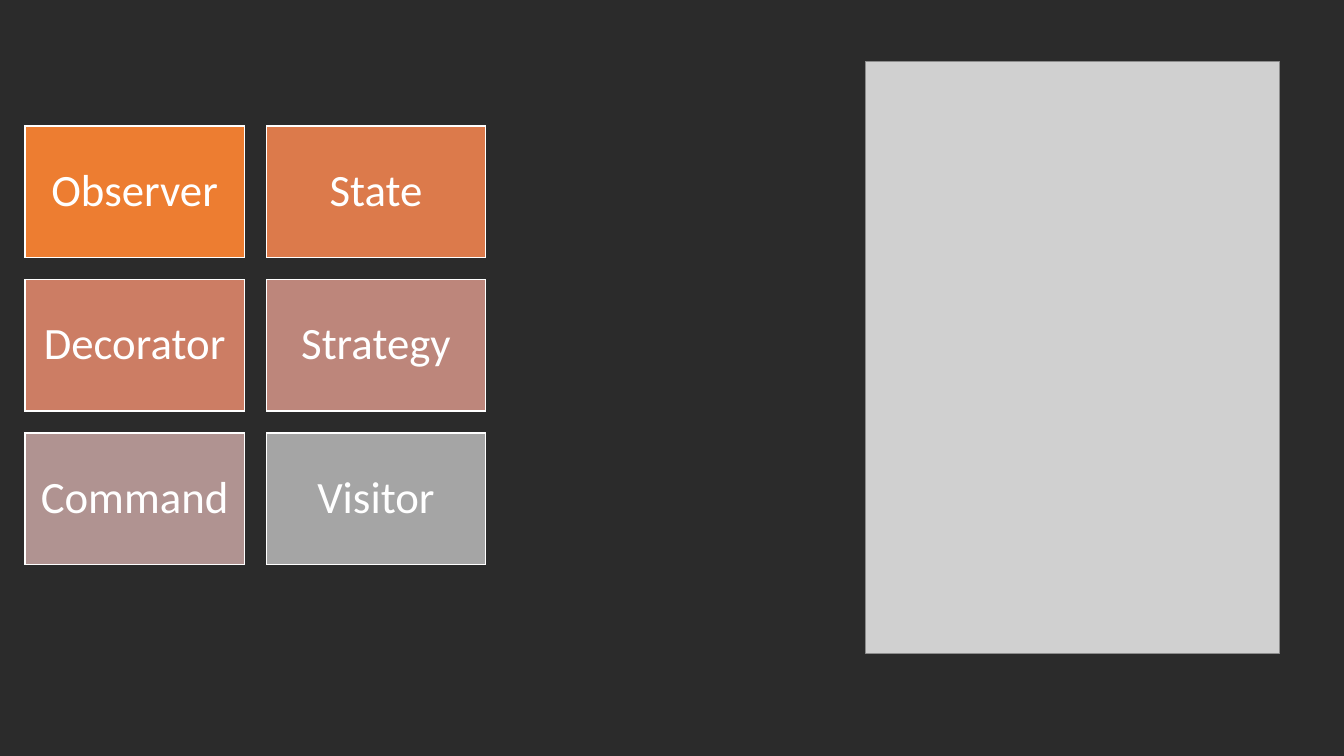
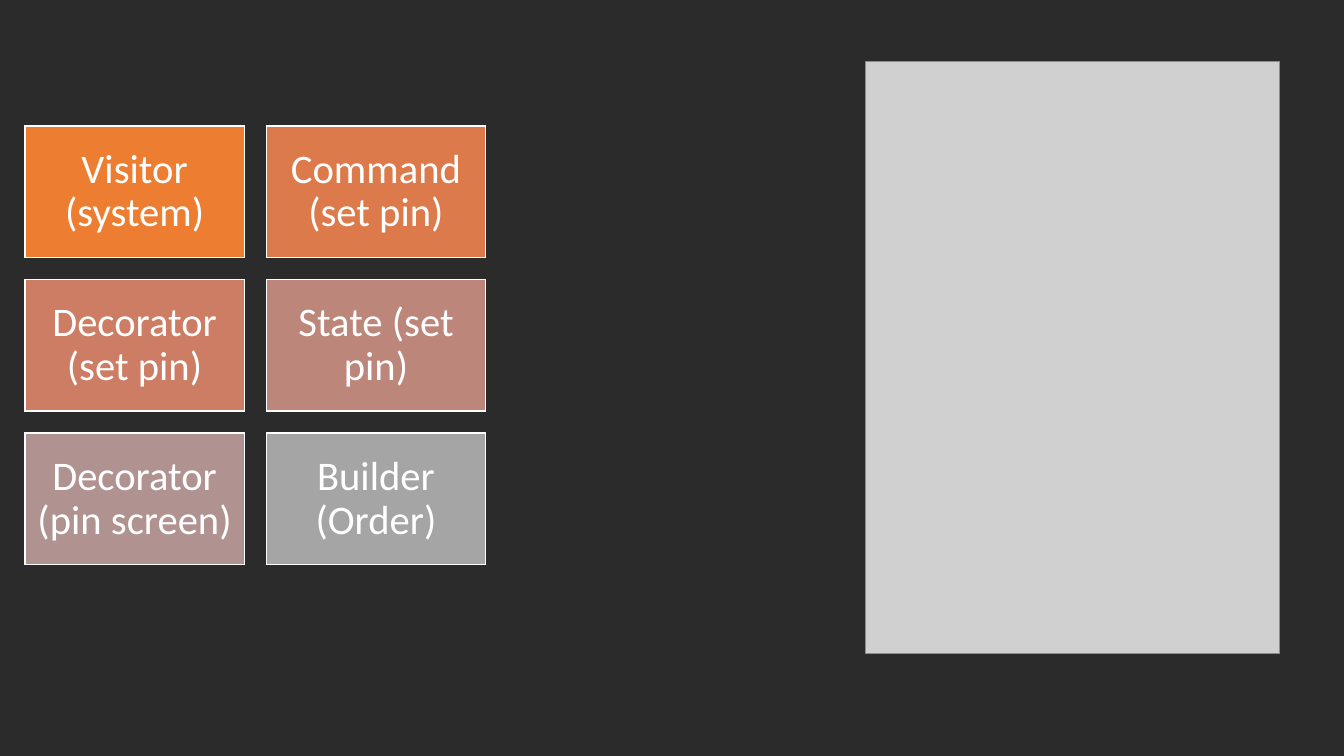
Before and after one commit to sharma-vidhi/StarbucksApp-DesignPatterns, a slide deck: slide 8 of 6.ProjectDemo/Mystic.pptx. Drawn at 1344x756 pixels with LibreOffice and Linux fonts; fonts in the diff are those of the drawing; grey boxes stand for pictures; background and template pictures are left out; a plain dark background stands for a picture behind light text. Boxes give left, top, right and bottom in pixels: in the first picture for what was removed or moved away, otherwise in the second. Text is boxed around its words. In the diff, an @@ line names an element or a change of style, - is before the commit and + after.

```diff
--- a/6.ProjectDemo/Mystic.pptx
+++ b/6.ProjectDemo/Mystic.pptx
@@ text at (x1=65, y1=155, x2=204, y2=233): text changed; size 32 to 29 pt @@
-Observer
+Visitor (system)
@@ text at (x1=291, y1=155, x2=461, y2=233): text changed; size 32 to 29 pt @@
-State
+Command (set pin)
@@ text at (x1=52, y1=310, x2=217, y2=387): text changed; size 32 to 29 pt @@
-Decorator
+Decorator (set pin)
@@ text at (x1=298, y1=306, x2=454, y2=387): text changed; size 32 to 29 pt @@
-Strategy
+State (set pin)
@@ text at (x1=37, y1=464, x2=232, y2=541): text changed; size 32 to 29 pt @@
-Command
+Decorator (pin screen)
@@ text at (x1=316, y1=462, x2=437, y2=539): text changed; size 32 to 29 pt @@
-Visitor
+Builder (Order)
```
Also in this commit, not shown: 12 other files.
